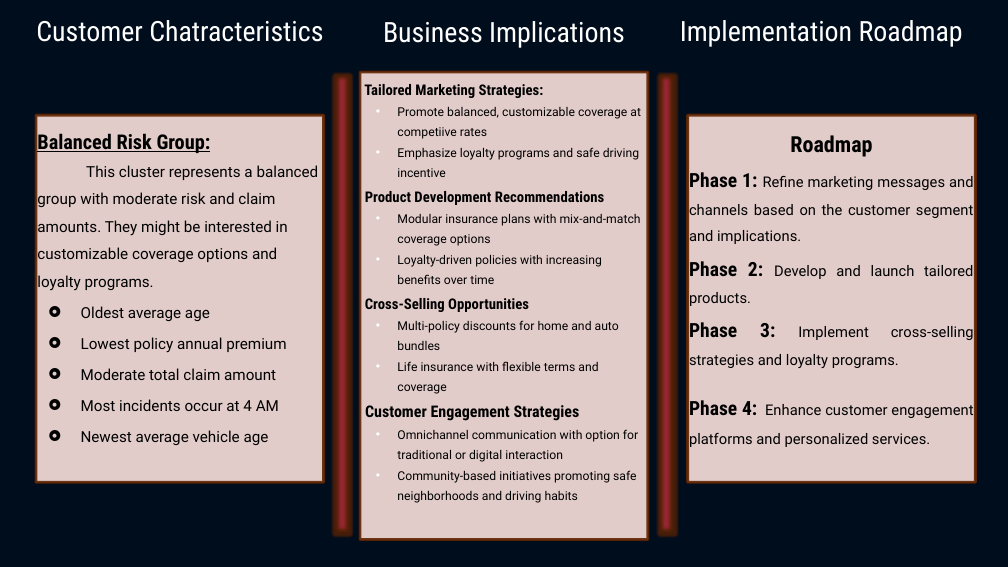
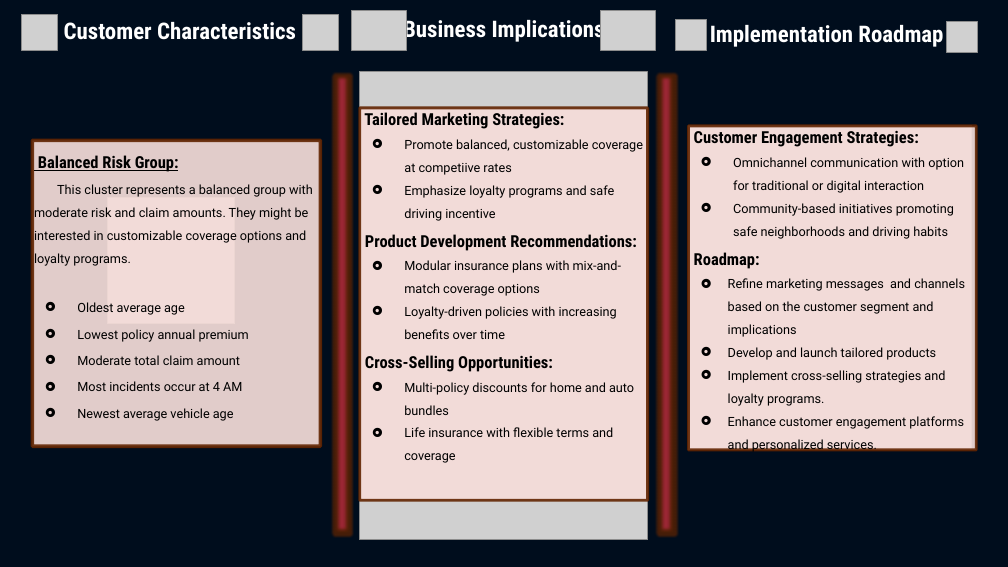
Before and after one commit to Santhosh-Analytics/Insurance_Analytics_Prediction, a slide deck: slide 13 of Data_Driven_Insights.pptx. Drawn at 1008x567 pixels with LibreOffice and Linux fonts; fonts in the diff are those of the drawing; grey boxes stand for pictures. Boxes give left, top, right and bottom in pixels: in the first picture for what was removed or moved away, otherwise in the second. Text is boxed around its words. In the diff, an @@ line names an element or a change of style, - is before the commit and + after.

```diff
--- a/Data_Driven_Insights.pptx
+++ b/Data_Driven_Insights.pptx
@@ picture added at [22,15,58,50] @@
@@ text at [64,22,296,40]: text changed; size 22 to 18 pt; bold on @@
-Customer Chatracteristics
+Customer Characteristics
@@ picture added at [303,15,338,50] @@
@@ picture added at [352,11,407,50] @@
@@ text "Business Implications" at [403,16,605,42]: size 22 to 18 pt, bold on @@
@@ picture added at [600,11,655,50] @@
@@ text "Implementation Roadmap" at [710,25,943,47]: size 22 to 18 pt, bold on @@
@@ text "Implementation Roadmap": place and size @@
-text "Implementation Roadmap" at [680,20,963,47]
+text "Implementation Roadmap" at [710,25,943,47]
@@ picture added at [676,19,707,50] @@
@@ picture added at [947,22,978,53] @@
@@ picture added at [359,72,648,541] @@
@@ rectangle "Tailored Marketing Strategies:": place and size @@
-rectangle "Tailored Marketing Strategies:" at [360,72,649,540]
+rectangle "Tailored Marketing Strategies:" at [359,108,648,500]
@@ text in rectangle at [364,112,643,463]: size 11.6 to 13 pt in "Tailored Marketing Strategies:"; size 9.7 to 10 pt in "Promote balanced, customizable coverage at competiive rates", "Emphasize loyalty programs and safe driving incentive", "Modular insurance plans with mix-and-match coverage options", "Loyalty-driven policies with increasing benefits over time" and 2 more places; line spacing 1.4 to 1; bullet • to ; line spacing 1.4 to 1.5; bullet colour #FFFFFF to #000000 @@
@@ rectangle "Balanced Risk Group:": place and size @@
-rectangle "Balanced Risk Group:" at [36,115,324,483]
+rectangle "Balanced Risk Group:" at [32,141,320,447]
@@ rectangle "Balanced Risk Group:" at [32,141,320,447]: size 16 to 13 pt in "Balanced Risk Group:"; size 12 to 10 pt; less space between paragraphs; outline #622502 2.3 pt to #622502 2.83 pt @@
@@ rectangle "Customer Engagement Strategies:": place and size @@
-rectangle "Customer Engagement Strategies:" at [688,115,976,483]
+rectangle "Customer Engagement Strategies:" at [689,126,977,450]
@@ rectangle "Customer Engagement Strategies:" at [689,126,977,450]: fill #F5DDD9 at 92% opacity to #000D1D @@
@@ picture added at [689,126,972,450] @@
@@ text in rectangle at [694,131,965,453]: text changed; size 11.6 to 10 pt @@
-Roadmap
-Phase 1: Refine marketing messages and channels based on the customer segment and implications.
-Phase 2: Develop and launch tailored products.
-Phase 3: Implement cross-selling strategies and loyalty programs.
-Phase 4: Enhance customer engagement platforms and personalized services.
+Customer Engagement Strategies:
+ Omnichannel communication with option for traditional or digital interaction
+ Community-based initiatives promoting safe neighborhoods and driving habits
+Roadmap:
+ Refine marketing messages and channels based on the customer segment and implications
+ Develop and launch tailored products
+ Implement cross-selling strategies and loyalty programs.
+ Enhance customer engagement platforms and personalized services.
@@ picture added at [108,198,235,325] @@
@@ text in rectangle at [365,191,604,205]: text changed; size 11.6 to 13 pt @@
-Product Development Recommendations
+Product Development Recommendations:
@@ text in rectangle at [365,355,553,372]: text changed; size 11.6 to 13 pt @@
-Cross-Selling Opportunities
+Cross-Selling Opportunities:
@@ text in rectangle at [365,405,638,503]: paragraphs removed @@
-Customer Engagement Strategies
-• Omnichannel communication with option for traditional or digital interaction
-• Community-based initiatives promoting safe neighborhoods and driving habits
```
Also in this commit, not shown: 4 other slides changed, 21 other files.
